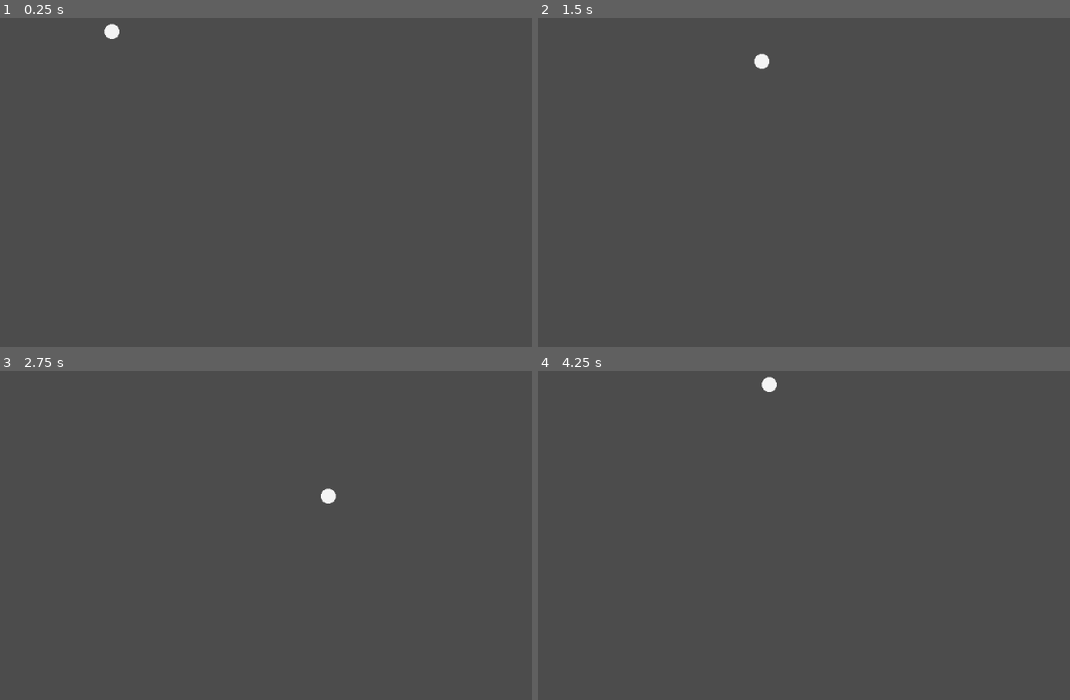
Above: before the commit, frames 1-4 (two rows, left to right).
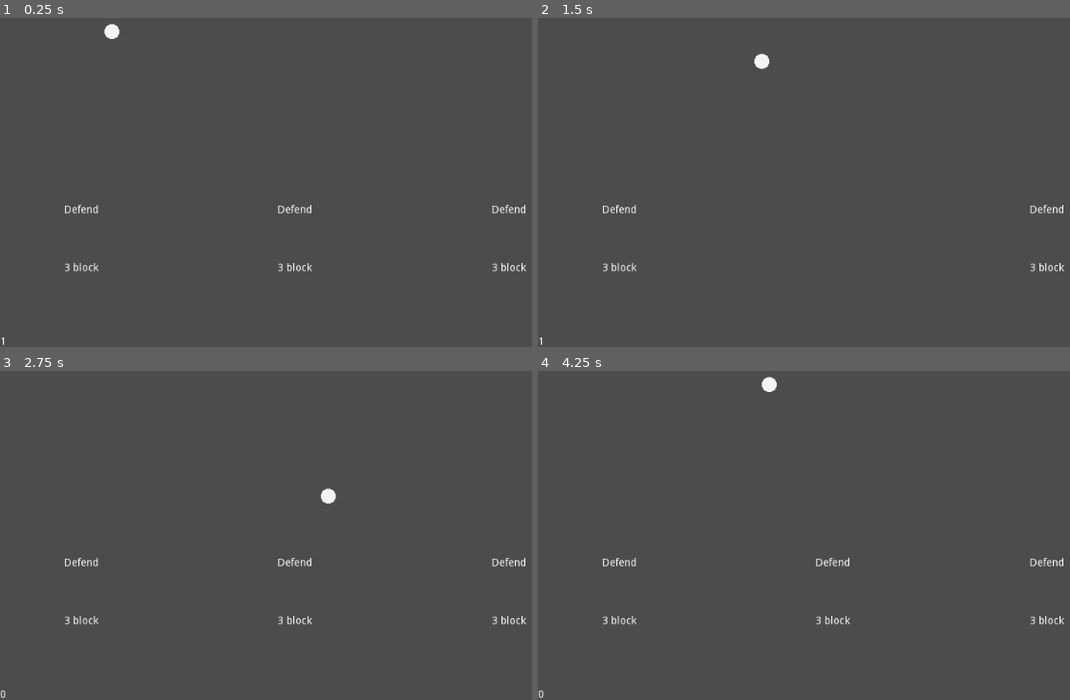
Above: after the commit, the same moments.

Repository: the-alex-g/ScrollMage
Game: Godot game, scene res://World/World.tscn
Same seed, same stepped clock (60 frames per second), same inputs: the game is played once before the commit and once after it.
Inputs:
- Up to frame 1 (0.25 s): no input
- Up to frame 2 (1.5 s): tap Enter at 0.5 s; hold D (right) 0.53-1.28 s; tap Keypad 1 (spell_slot_1) at 0.6 s; tap 2 (spell_slot_2) at 0.8, 1.35 s; hold S (down) from 1.28 s (still down)
- Up to frame 3 (2.75 s): tap 3 (spell_slot_3) at 1.55, 2.1 s; release S (down) at 2.03 s; hold D (right) from 2.03 s (still down); tap Keypad 1 (spell_slot_1) at 2.3 s
- Up to frame 4 (4.25 s): release D (right) at 2.78 s; hold W (up) 2.78-3.53 s; tap Keypad 1 (spell_slot_1) at 2.85 s; tap 2 (spell_slot_2) at 3.05, 3.6 s; hold A (left) from 3.53 s (still down); tap 3 (spell_slot_3) at 3.8 s

The runs differ from the first frame. In frame 1, 0.5% of the frame differs, in the area x 0-99%, y 56-100%; in frame 2, 0.4%; in frame 3, 0.5%; in frame 4, 0.5%.

Commit message:
Wire card manager to a HUD

Diff:
--- a/project/CardManager/CardManager.gd
+++ b/project/CardManager/CardManager.gd
@@ -13,15 +13,12 @@
 	BoostCard.new("Defend", "3 block", 0.5, [], {"block":3}),
 	BoostCard.new("Defend", "3 block", 0.5, [], {"block":3}),
 ]
-var _slots_available := [true, true, true]
 var _cards := []
 var _discard := []
+var _can_cast := true
+var info : Dictionary setget , _get_info
 
-onready var _slot_timers := [
-	$Slot1Timer,
-	$Slot2Timer,
-	$Slot3Timer
-]
+onready var _cast_timer : Timer = $CastTimer
 onready var _refresh_timer : Timer = $RefreshTimer
 
 
@@ -32,28 +29,29 @@
 
 
 func _process(_delta:float)->void:
-	if Input.is_action_just_pressed("spell_slot_1") and _slots_available[0]:
-		_use_slot(0)
-	if Input.is_action_just_pressed("spell_slot_2") and _slots_available[1]:
-		_use_slot(1)
-	if Input.is_action_just_pressed("spell_slot_3") and _slots_available[2]:
-		_use_slot(2)
+	if _can_cast:
+		if Input.is_action_just_pressed("spell_slot_1"):
+			_use_slot(0)
+		if Input.is_action_just_pressed("spell_slot_2"):
+			_use_slot(1)
+		if Input.is_action_just_pressed("spell_slot_3"):
+			_use_slot(2)
 
 
 func _use_slot(slot_index:int)->void:
 	if _cards[slot_index] != null:
 
-		_slots_available[slot_index] = false
-		_slot_timers[slot_index].start(_cards[slot_index].cast_time)
+		_can_cast = false
+		_cast_timer.start(_cards[slot_index].cast_time)
 
 		emit_signal("used_card", _cards[slot_index])
 
 		_discard_card(slot_index)
 
-		yield(_slot_timers[slot_index], "timeout")
+		yield(_cast_timer, "timeout")
 
 		_draw_card(slot_index)
-		_slots_available[slot_index] = true
+		_can_cast = true
 
 
 func _discard_card(slot_index:int)->void:
@@ -78,3 +76,7 @@
 	if _discard.size() > 0:
 		_deck.append(_discard[0])
 		_discard.remove(0)
+
+
+func _get_info()->Dictionary:
+	return {"hand":_cards, "deck_size":_deck.size(), "discard_size":_discard.size()}
--- a/project/CardManager/CardManager.tscn
+++ b/project/CardManager/CardManager.tscn
@@ -5,13 +5,7 @@
 [node name="CardManager" type="Node"]
 script = ExtResource( 1 )
 
-[node name="Slot1Timer" type="Timer" parent="."]
-one_shot = true
-
-[node name="Slot2Timer" type="Timer" parent="."]
-one_shot = true
-
-[node name="Slot3Timer" type="Timer" parent="."]
+[node name="CastTimer" type="Timer" parent="."]
 one_shot = true
 
 [node name="RefreshTimer" type="Timer" parent="."]
--- /dev/null
+++ b/project/HUD/DisplayCard.gd
@@ -0,0 +1,23 @@
+extends Control
+
+onready var _title_label : Label = $TitleLabel
+onready var _description_label : Label = $DescriptionLabel
+onready var _flag_label : Label = $FlagLabel
+
+
+func build(card:Card)->void:
+	if card == null:
+		_clear_card()
+	else:
+		_title_label.text = card.card_name
+
+		for flag in card.flags:
+			_flag_label.text += str(flag) + " "
+
+		_description_label.text = card.card_text
+
+
+func _clear_card()->void:
+	_title_label.text = ""
+	_flag_label.text = ""
+	_description_label.text = ""
--- /dev/null
+++ b/project/HUD/DisplayCard.tscn
@@ -0,0 +1,22 @@
+[gd_scene load_steps=2 format=2]
+
+[ext_resource path="res://HUD/DisplayCard.gd" type="Script" id=1]
+
+[node name="DisplayCard" type="Control"]
+anchor_right = 1.0
+anchor_bottom = 1.0
+script = ExtResource( 1 )
+
+[node name="TitleLabel" type="Label" parent="."]
+margin_right = 40.0
+margin_bottom = 14.0
+
+[node name="FlagLabel" type="Label" parent="."]
+margin_top = 29.0
+margin_right = 40.0
+margin_bottom = 56.0
+
+[node name="DescriptionLabel" type="Label" parent="."]
+margin_top = 78.0
+margin_right = 40.0
+margin_bottom = 101.0
--- /dev/null
+++ b/project/HUD/HUD.gd
@@ -0,0 +1,10 @@
+extends CanvasLayer
+
+onready var _hand_container : HBoxContainer = $HandContainer
+onready var _deck_size_label : Label = $DeckSizeLabel
+
+
+func update_deck(info:Dictionary)->void:
+	for i in info.hand.size():
+		_hand_container.get_child(i).build(info.hand[i])
+	_deck_size_label.text = str(info.deck_size)
--- /dev/null
+++ b/project/HUD/HUD.tscn
@@ -0,0 +1,44 @@
+[gd_scene load_steps=3 format=2]
+
+[ext_resource path="res://HUD/DisplayCard.tscn" type="PackedScene" id=1]
+[ext_resource path="res://HUD/HUD.gd" type="Script" id=2]
+
+[node name="HUD" type="CanvasLayer"]
+script = ExtResource( 2 )
+
+[node name="HandContainer" type="HBoxContainer" parent="."]
+anchor_top = 1.0
+anchor_right = 1.0
+anchor_bottom = 1.0
+margin_left = 86.0
+margin_top = -191.0
+margin_right = -82.0
+
+[node name="DisplayCard1" parent="HandContainer" instance=ExtResource( 1 )]
+anchor_right = 0.0
+anchor_bottom = 0.0
+margin_right = 282.0
+margin_bottom = 191.0
+size_flags_horizontal = 3
+
+[node name="DisplayCard2" parent="HandContainer" instance=ExtResource( 1 )]
+anchor_right = 0.0
+anchor_bottom = 0.0
+margin_left = 286.0
+margin_right = 569.0
+margin_bottom = 191.0
+size_flags_horizontal = 3
+
+[node name="DisplayCard3" parent="HandContainer" instance=ExtResource( 1 )]
+anchor_right = 0.0
+anchor_bottom = 0.0
+margin_left = 573.0
+margin_right = 856.0
+margin_bottom = 191.0
+size_flags_horizontal = 3
+
+[node name="DeckSizeLabel" type="Label" parent="."]
+anchor_top = 1.0
+anchor_bottom = 1.0
+margin_top = -14.0
+margin_right = 40.0
--- a/project/World/World.gd
+++ b/project/World/World.gd
@@ -1,6 +1,12 @@
 extends Node2D
 
-onready var _player := $Player
+onready var _player : Player = $Player
+onready var _hud := $HUD
+onready var _card_manager : CardManager = $CardManager
+
+
+func _process(_delta:float)->void:
+	_hud.update_deck(_card_manager.info)
 
 
 func _on_CardManager_used_card(card:Card)->void:
--- a/project/World/World.tscn
+++ b/project/World/World.tscn
@@ -3,23 +3,16 @@
 [ext_resource path="res://World/World.gd" type="Script" id=1]
 [ext_resource path="res://Player/Player.tscn" type="PackedScene" id=2]
 [ext_resource path="res://CardManager/CardManager.tscn" type="PackedScene" id=3]
-
-[sub_resource type="CircleShape2D" id=1]
+[ext_resource path="res://HUD/HUD.tscn" type="PackedScene" id=4]
 
 [node name="World" type="Node2D"]
 script = ExtResource( 1 )
-
-[node name="TestEnemy" type="StaticBody2D" parent="."]
-position = Vector2( 404, 173 )
-collision_layer = 4
-collision_mask = 0
-
-[node name="CollisionShape2D" type="CollisionShape2D" parent="TestEnemy"]
-shape = SubResource( 1 )
 
 [node name="Player" parent="." instance=ExtResource( 2 )]
 position = Vector2( 150, 176 )
 
 [node name="CardManager" parent="." instance=ExtResource( 3 )]
 
+[node name="HUD" parent="." instance=ExtResource( 4 )]
+
 [connection signal="used_card" from="CardManager" to="." method="_on_CardManager_used_card"]
